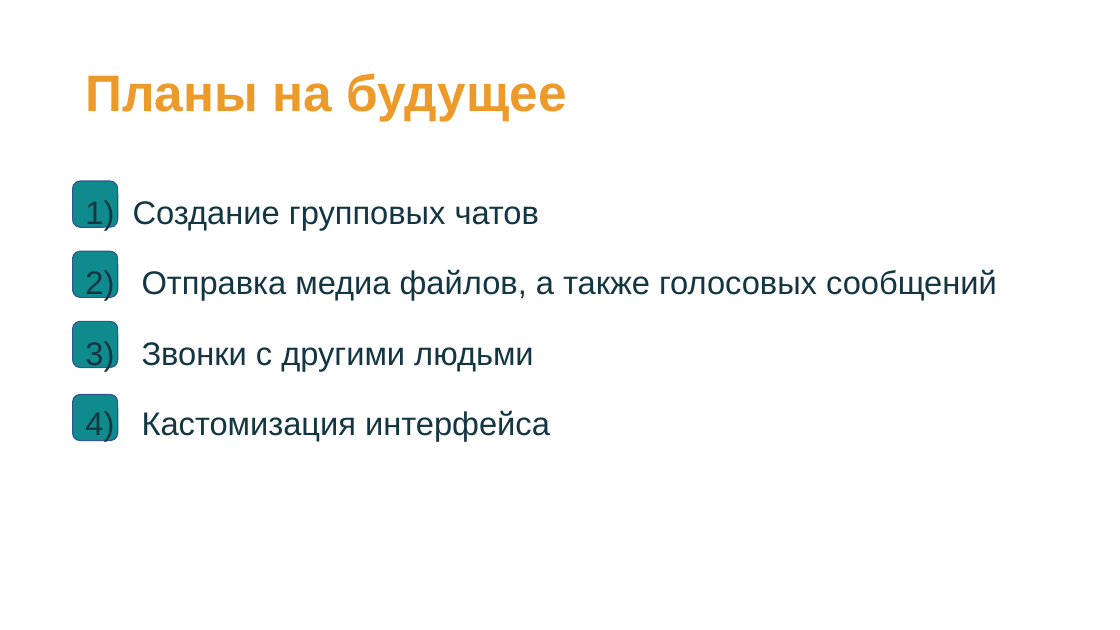
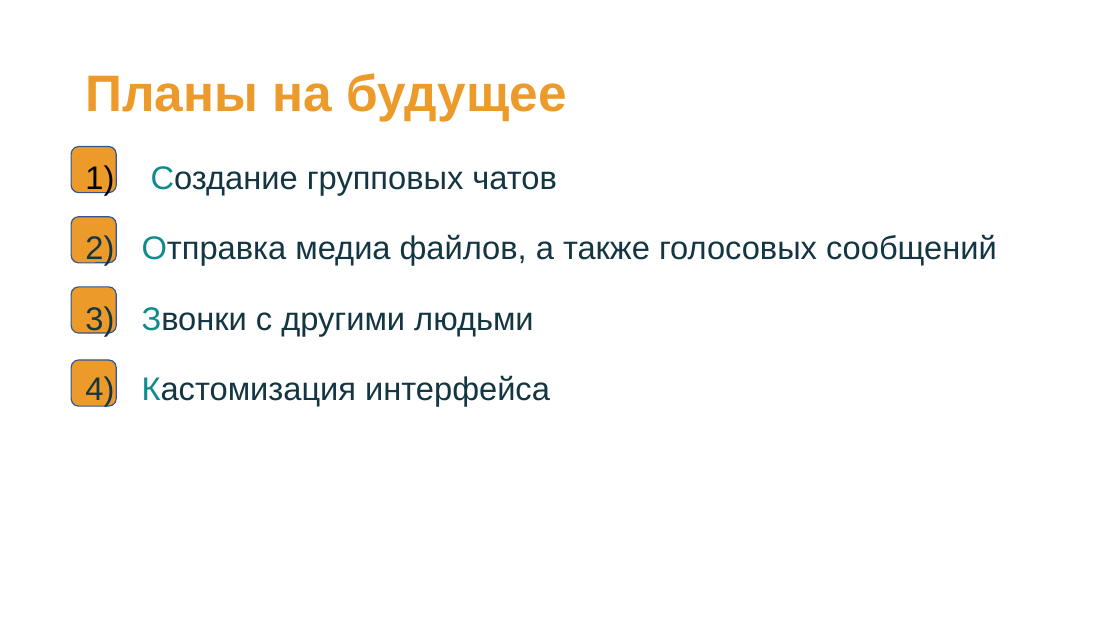
Before and after one commit to Nak1i1/Naki, a slide deck: slide 10 of Мессенджер Naki.pptx (slide 8 before the commit). Drawn at 1120x630 pixels with LibreOffice and Linux fonts; fonts in the diff are those of the drawing. Boxes give left, top, right and bottom in pixels: in the first picture for what was removed or moved away, otherwise in the second. Text is boxed around its words. In the diff, an @@ line names an element or a change of style, - is before the commit and + after.

```diff
--- a/Мессенджер Naki.pptx
+++ b/Мессенджер Naki.pptx
@@ 4 rounded rectangles, 1 text: place and size @@
-4 rounded rectangles, 1 text at [72, 181, 997, 441]
+4 rounded rectangles, 1 text at [71, 146, 997, 407]
@@ fill #0F8B8D to #EC9A29 in 4 elements at [71, 360, 117, 407], [71, 217, 117, 263], [71, 287, 117, 334], [71, 146, 117, 192] @@
@@ text at [85, 165, 556, 195]: text changed @@
-1) Создание групповых чатов
+1) Создание групповых чатов
@@ text at [85, 234, 997, 406]: text colour #143642 to #0F8B8D in "Отправка", "Звонки", "Кастомизация" @@
```
Also in this commit, not shown: 6 other slides changed, 5 slides added, 2 slides removed, 3 other files.
